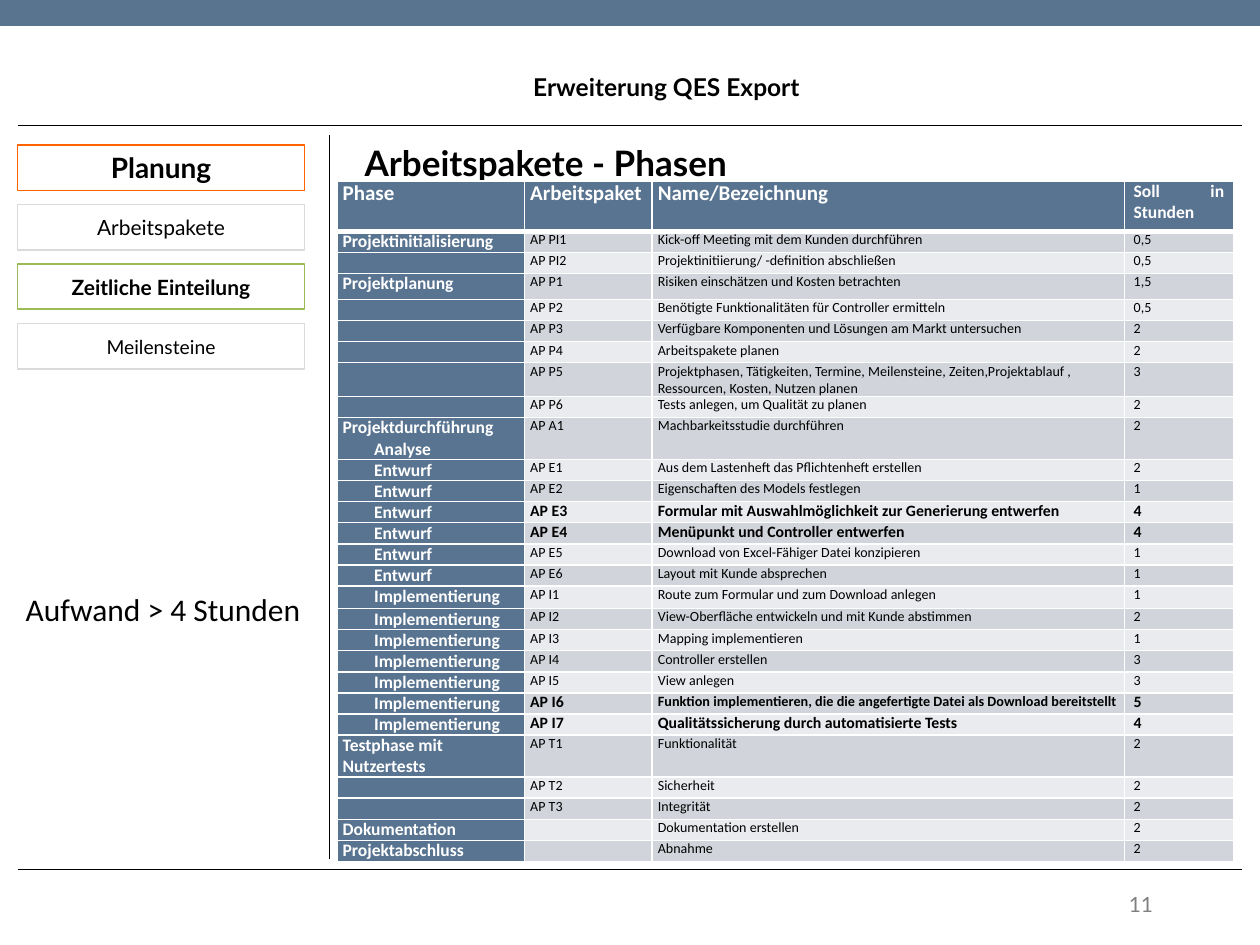
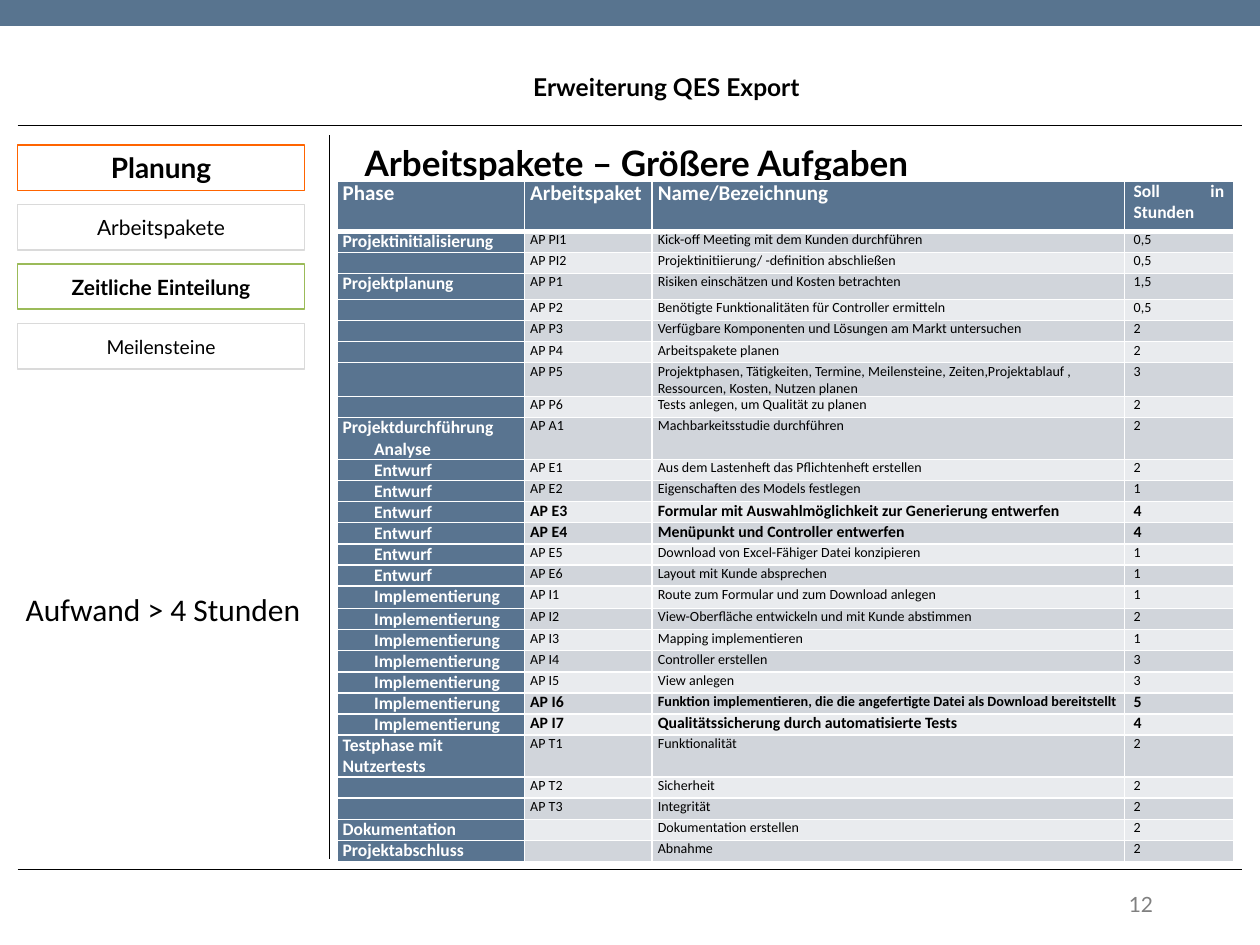
Before and after one commit to TwoHorus/dbExelExportLaravel, a slide deck: slide 12 of DOC/Fachgespraech.pptx (slide 11 before the commit). Drawn at 1260x945 pixels with LibreOffice and Linux fonts; fonts in the diff are those of the drawing; background and template pictures are left out. Boxes give left, top, right and bottom in pixels: in the first picture for what was removed or moved away, otherwise in the second. Text is boxed around its words. In the diff, an @@ line names an element or a change of style, - is before the commit and + after.

```diff
--- a/DOC/Fachgespraech.pptx
+++ b/DOC/Fachgespraech.pptx
@@ text at box(365, 150, 908, 183): text changed @@
-Arbeitspakete - Phasen
+Arbeitspakete – Größere Aufgaben
@@ page number at box(1129, 897, 1153, 912): text changed @@
-11
+12
```
Also in this commit, not shown: 7 other slides changed, 1 slide added, 1 slide removed.
